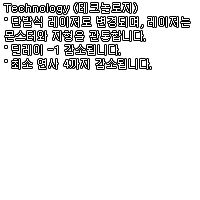
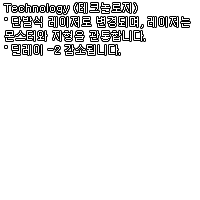
Before/after of a w=200, h=200 layered artwork. What changed in the layer stack:
painted on "Technology (테크놀로지) ˚ 단발식 레이저로 변경되며, 레이저는 몬스터와 지형을 관통합니다. ˚ 딜레이" over (5, 46, 151, 69)
